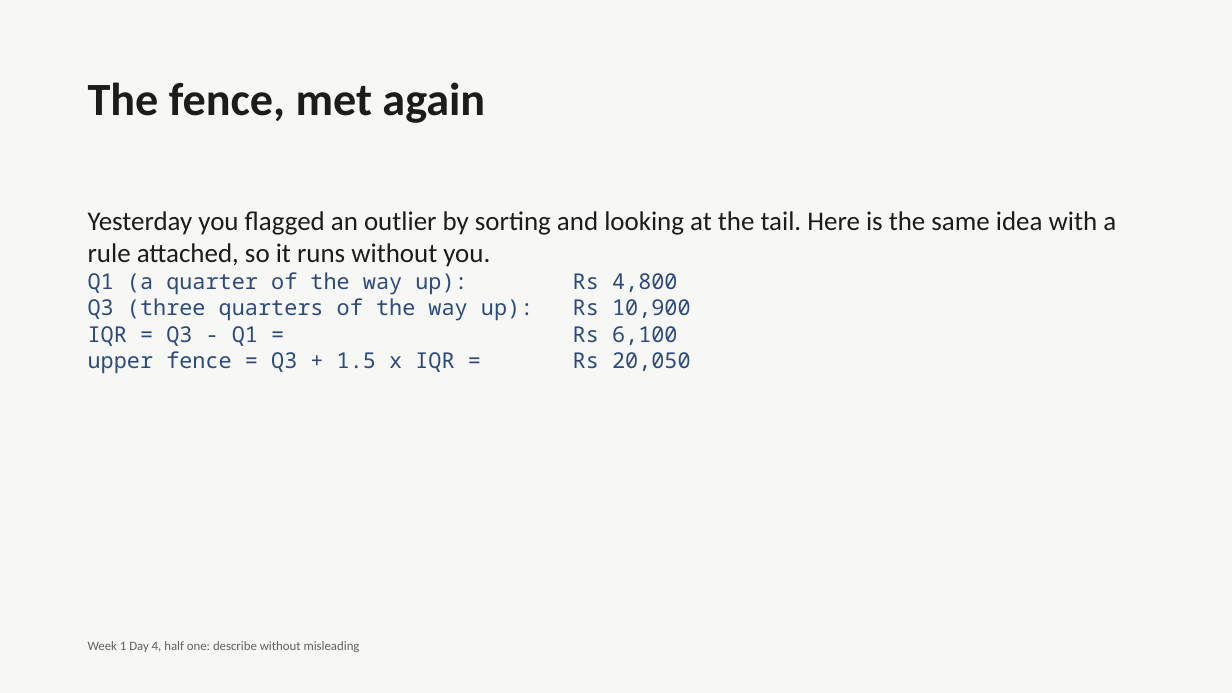
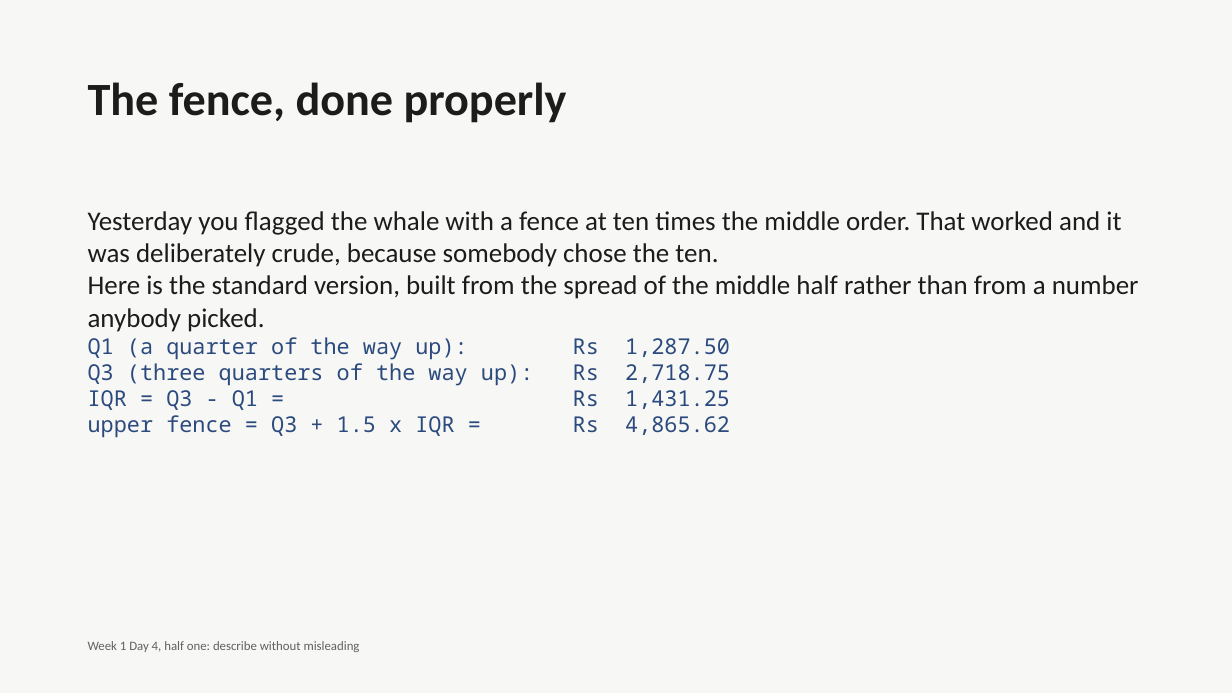
Before and after one commit to fde-academy-lab/c2-content-factory, a slide deck: slide 23 of content/W01/D4/C2_W01_D04_deck_half1_STUDENT.pptx. Drawn at 1232x693 pixels with LibreOffice and Linux fonts; fonts in the diff are those of the drawing. Boxes give left, top, right and bottom in pixels: in the first picture for what was removed or moved away, otherwise in the second. Text is boxed around its words. In the diff, an @@ line names an element or a change of style, - is before the commit and + after.

```diff
--- a/content/W01/D4/C2_W01_D04_deck_half1_STUDENT.pptx
+++ b/content/W01/D4/C2_W01_D04_deck_half1_STUDENT.pptx
@@ text at (88,82,567,123): text changed @@
-The fence, met again
+The fence, done properly
@@ text at (88,211,1139,438): text changed; size 17 to 21 pt; font Noto Sans Mono to Calibri; text colour #2B4A7D to #1C1C1A @@
-Yesterday you flagged an outlier by sorting and looking at the tail. Here is the same idea with a rule attached, so it runs without you.
-Q1 (a quarter of the way up): Rs 4,800
-Q3 (three quarters of the way up): Rs 10,900
-IQR = Q3 - Q1 = Rs 6,100
-upper fence = Q3 + 1.5 x IQR = Rs 20,050
+Yesterday you flagged the whale with a fence at ten times the middle order. That worked and it was deliberately crude, because somebody chose the ten.
+Here is the standard version, built from the spread of the middle half rather than from a number anybody picked.
+Q1 (a quarter of the way up): Rs 1,287.50
+Q3 (three quarters of the way up): Rs 2,718.75
+IQR = Q3 - Q1 = Rs 1,431.25
+upper fence = Q3 + 1.5 x IQR = Rs 4,865.62
```
Also in this commit, not shown: 26 other slides changed, 24 other files.
